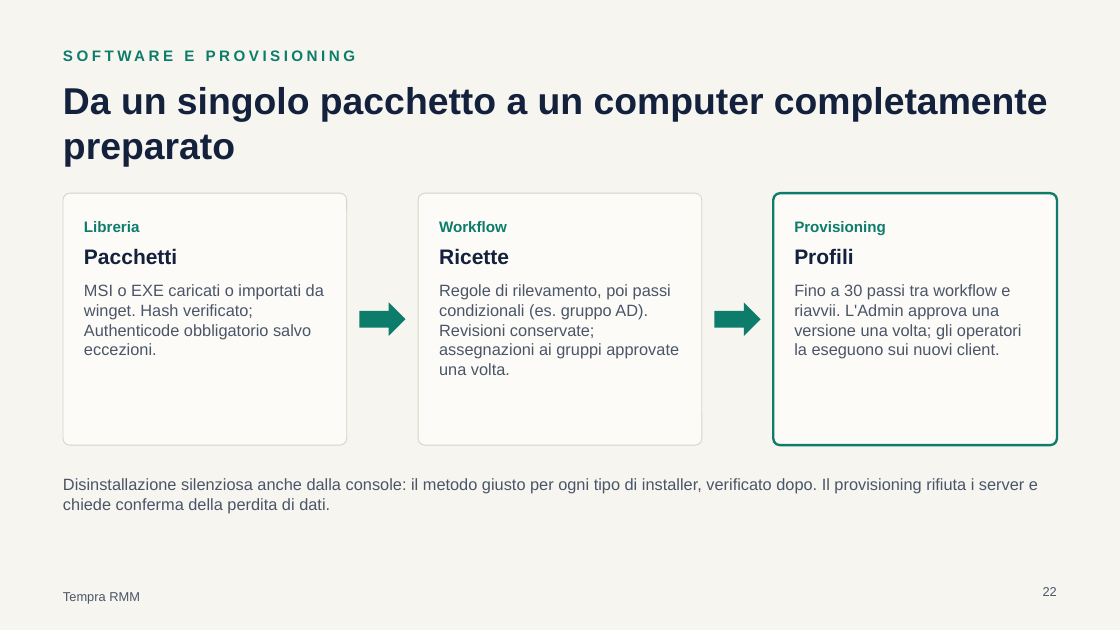
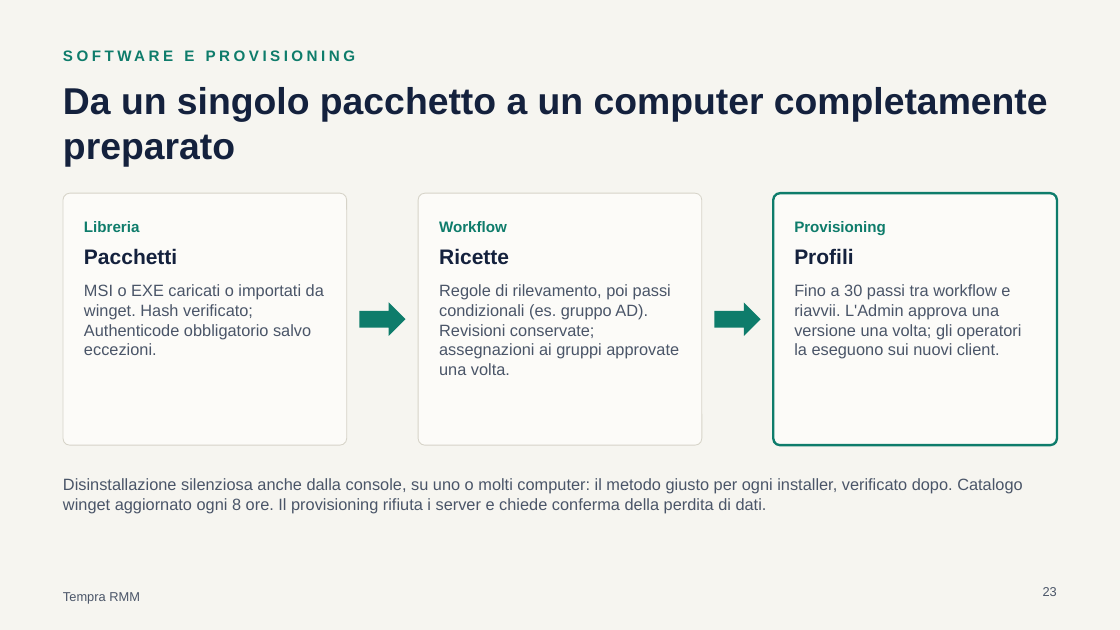
Before and after one commit to stefanozanarini/tempra-rmm, a slide deck: slide 23 of docs/presentation/Tempra-RMM-presentazione-IT.pptx (slide 22 before the commit). Drawn at 1120x630 pixels with LibreOffice and Linux fonts; fonts in the diff are those of the drawing. Boxes give left, top, right and bottom in pixels: in the first picture for what was removed or moved away, otherwise in the second. Text is boxed around its words. In the diff, an @@ line names an element or a change of style, - is before the commit and + after.

```diff
--- a/docs/presentation/Tempra-RMM-presentazione-IT.pptx
+++ b/docs/presentation/Tempra-RMM-presentazione-IT.pptx
@@ text at bbox=[63, 478, 1022, 514]: text changed @@
-Disinstallazione silenziosa anche dalla console: il metodo giusto per ogni tipo di installer, verificato dopo. Il provisioning rifiuta i server e chiede conferma della perdita di dati.
+Disinstallazione silenziosa anche dalla console, su uno o molti computer: il metodo giusto per ogni installer, verificato dopo. Catalogo winget aggiornato ogni 8 ore. Il provisioning rifiuta i server e chiede conferma della perdita di dati.
@@ page number at bbox=[1043, 587, 1057, 596]: text changed @@
-22
+23
```
Also in this commit, not shown: 7 other slides changed, 1 slide added, 19 other files.
